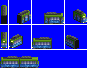
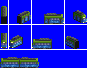
Revision of a layered 87px x 68px image; what changed, layer by layer:
moved "1" above "pur_mlnrv2", painted on it over 1, 5, 87, 45
renamed "1_nrv2" to "pur_mlnrv2", hid it, painted on it over 0, 16, 86, 68
added layer "pur_nrv1" above "bg" over 0, 57, 39, 68
